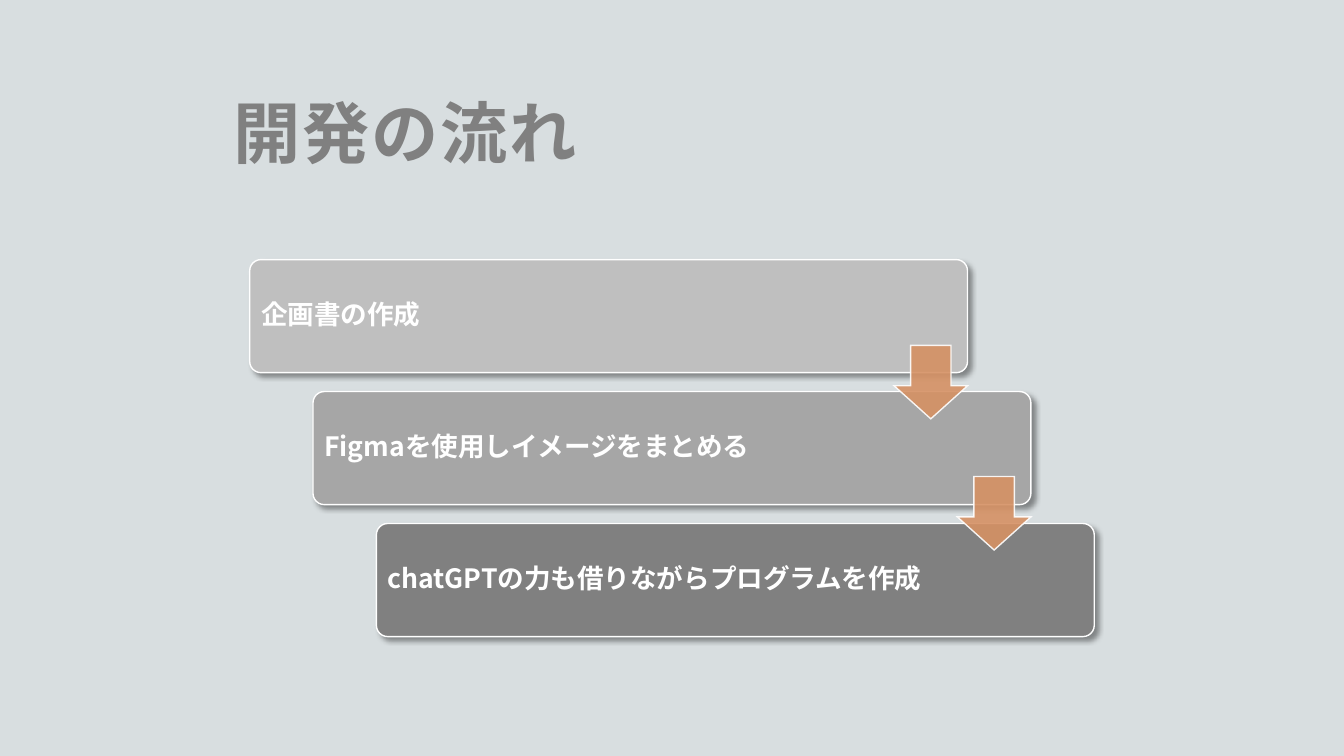
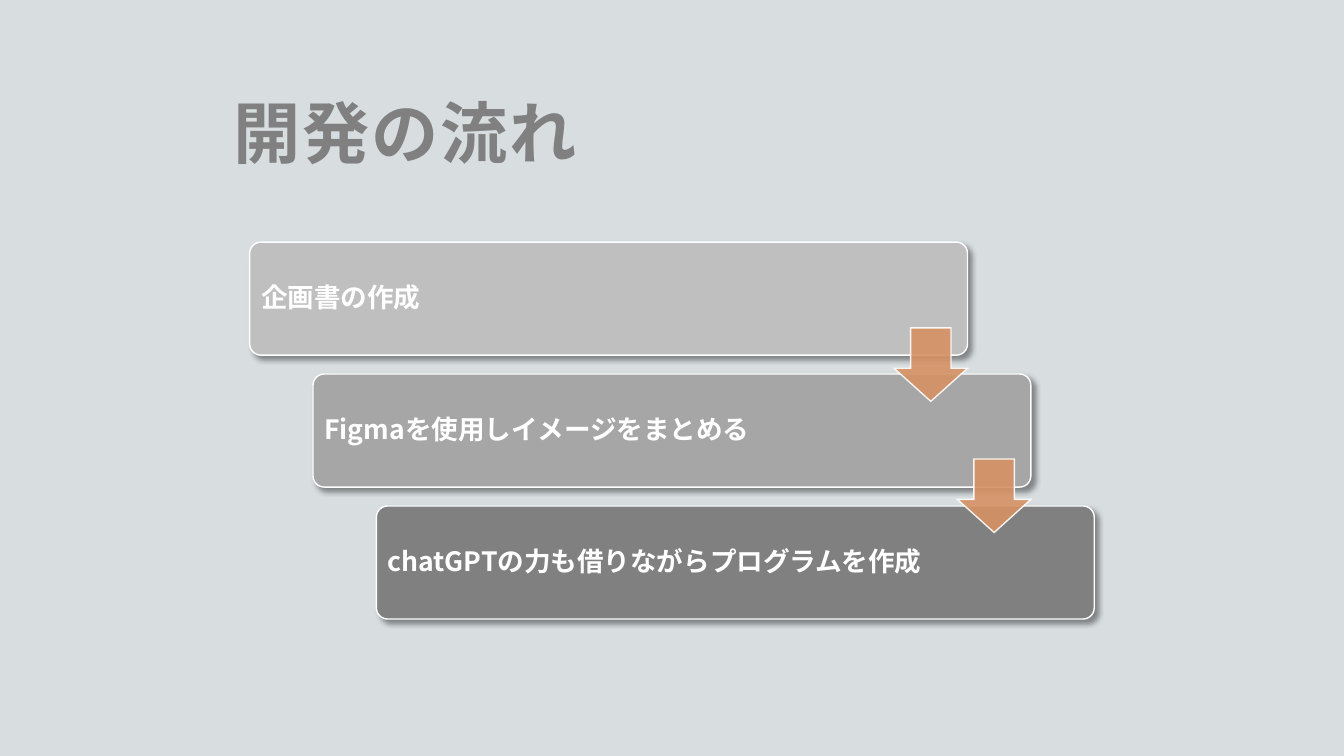
Before and after one commit to mksu000/foodloss2024, a slide deck: slide 6 of 造酒翔・三瓶眞.pptx (slide 7 before the commit). Drawn at 1344x756 pixels with LibreOffice and Linux fonts; fonts in the diff are those of the drawing; background and template pictures are left out. Boxes give left, top, right and bottom in pixels: in the first picture for what was removed or moved away, otherwise in the second. Text is boxed around its words. In the diff, an @@ line names an element or a change of style, - is before the commit and + after.

```diff
--- a/造酒翔・三瓶眞.pptx
+++ b/造酒翔・三瓶眞.pptx
@@ rounded rectangle: place and size @@
-rounded rectangle at [314,391,1031,504]
+rounded rectangle at [314,374,1031,487]
@@ 3 texts, 2 down arrows, 1 rounded rectangle: place and size @@
-3 texts, 2 down arrows, 1 rounded rectangle at [250,260,1031,591]
+3 texts, 2 down arrows, 1 rounded rectangle at [250,242,1031,574]
@@ rounded rectangle: place and size @@
-rounded rectangle at [376,523,1094,636]
+rounded rectangle at [376,506,1094,619]
```
Also in this commit, not shown: 6 other slides changed, 1 slide removed.
